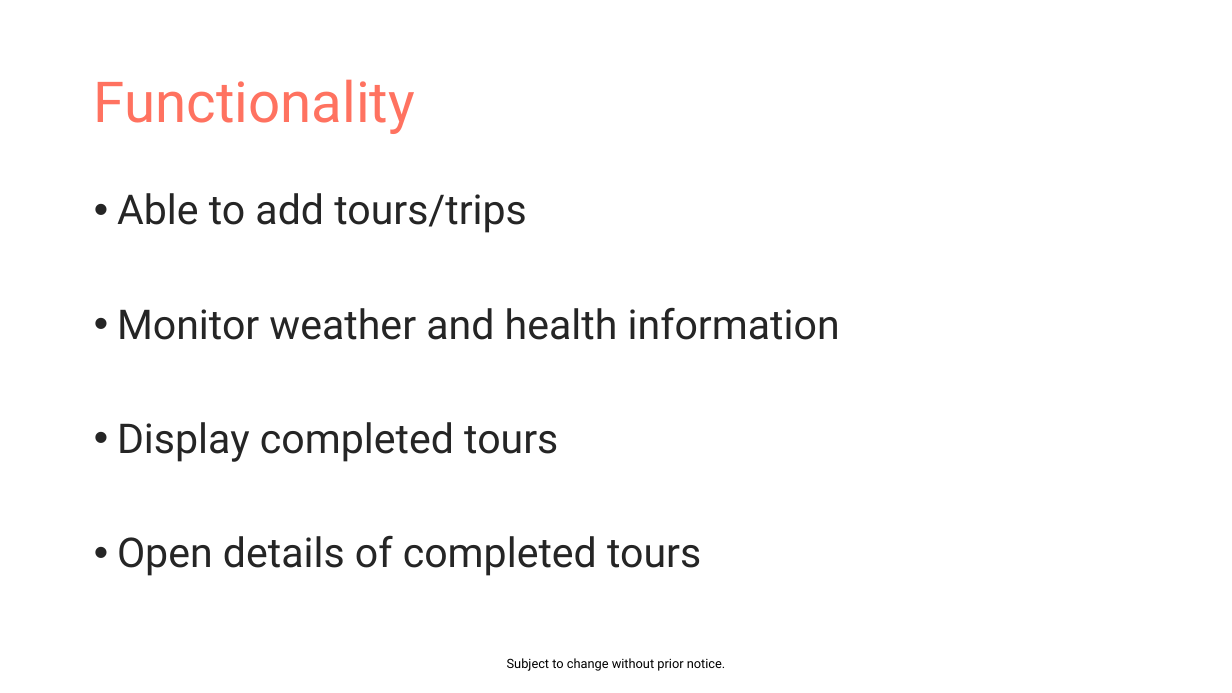
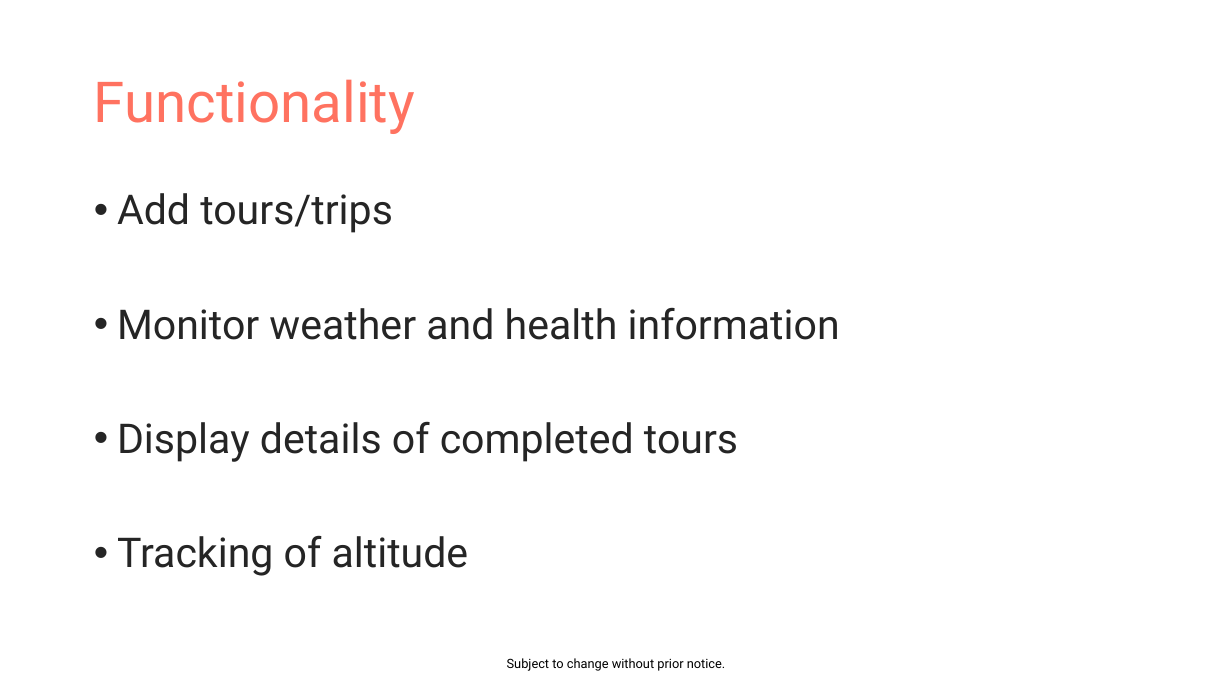
Before and after one commit to EvaJobst/MobileSports, a slide deck: slide 5 of Mountaineer.pptx (slide 6 before the commit). Drawn at 1232x693 pixels with LibreOffice and Linux fonts; fonts in the diff are those of the drawing. Boxes give left, top, right and bottom in pixels: in the first picture for what was removed or moved away, otherwise in the second. Text is boxed around its words. In the diff, an @@ line names an element or a change of style, - is before the commit and + after.

```diff
--- a/Mountaineer.pptx
+++ b/Mountaineer.pptx
@@ text at box(117, 193, 393, 233): text changed @@
-• Able to add tours/trips
+• Add tours/trips
@@ text at box(117, 421, 738, 576): text changed @@
-• Display completed tours
-• Open details of completed tours
+• Display details of completed tours
+• Tracking of altitude
```
Also in this commit, not shown: 5 other slides changed, 3 slides added, 6 slides removed.
